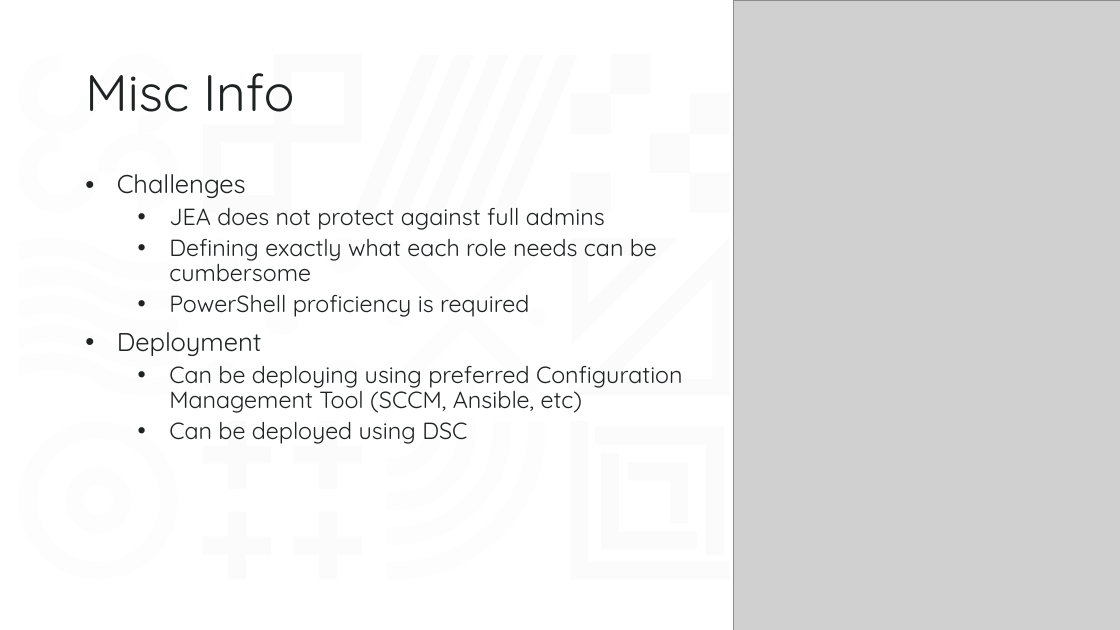
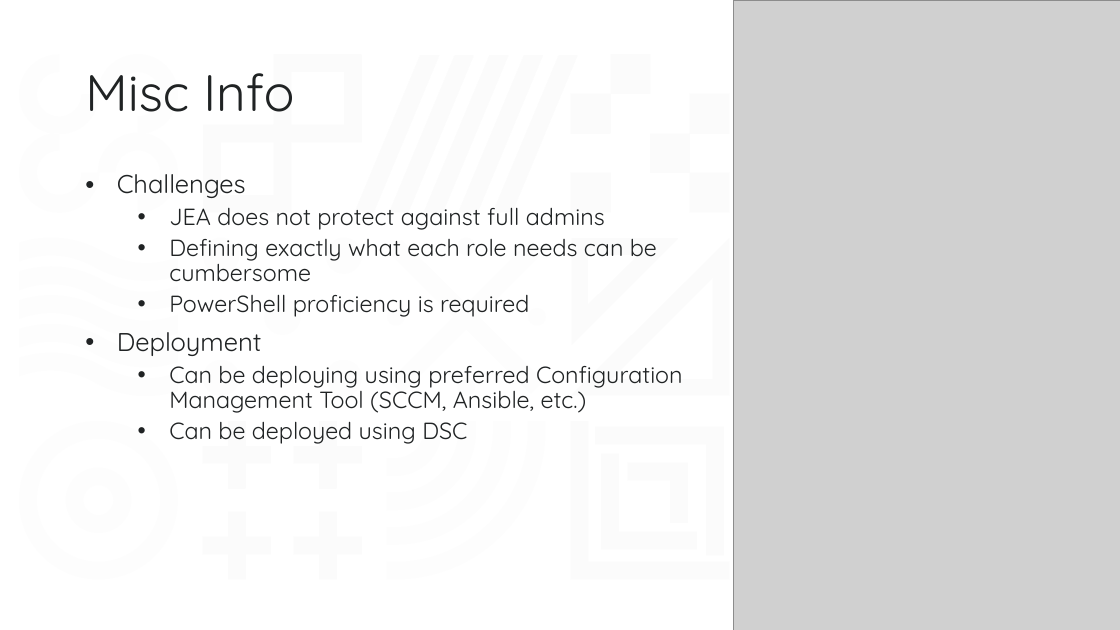
Before and after one commit to nalmiron/Spiceworld2019, a slide deck: slide 12 of JEA/SpiceWorld2019_Just Enough Administration.pptx. Drawn at 1120x630 pixels with LibreOffice and Linux fonts; fonts in the diff are those of the drawing; grey boxes stand for pictures; background and template pictures are left out. Boxes give left, top, right and bottom in pixels: in the first picture for what was removed or moved away, otherwise in the second. Text is boxed around its words. In the diff, an @@ line names an element or a change of style, - is before the commit and + after.

```diff
--- a/JEA/SpiceWorld2019_Just Enough Administration.pptx
+++ b/JEA/SpiceWorld2019_Just Enough Administration.pptx
@@ text at (169,366,683,413): text changed @@
-  • Can be deploying using preferred Configuration Management Tool (SCCM, Ansible, etc)
+  • Can be deploying using preferred Configuration Management Tool (SCCM, Ansible, etc.)
```
Also in this commit, not shown: 1 other slide changed, 2 other files.
